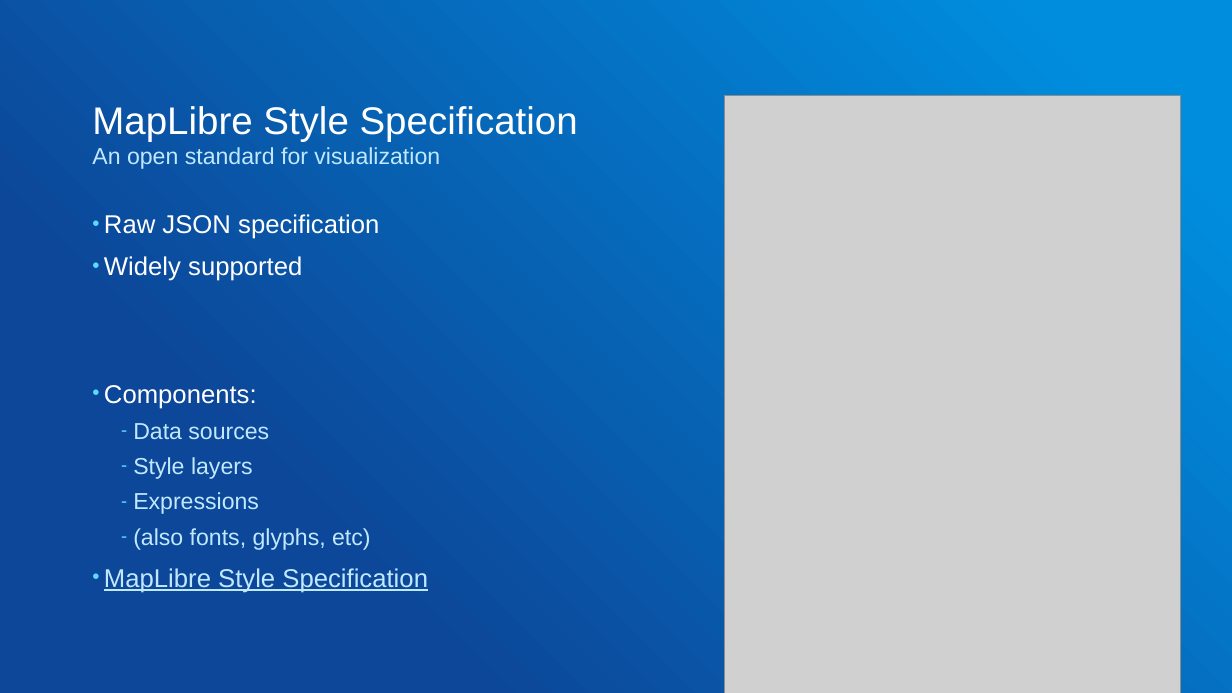
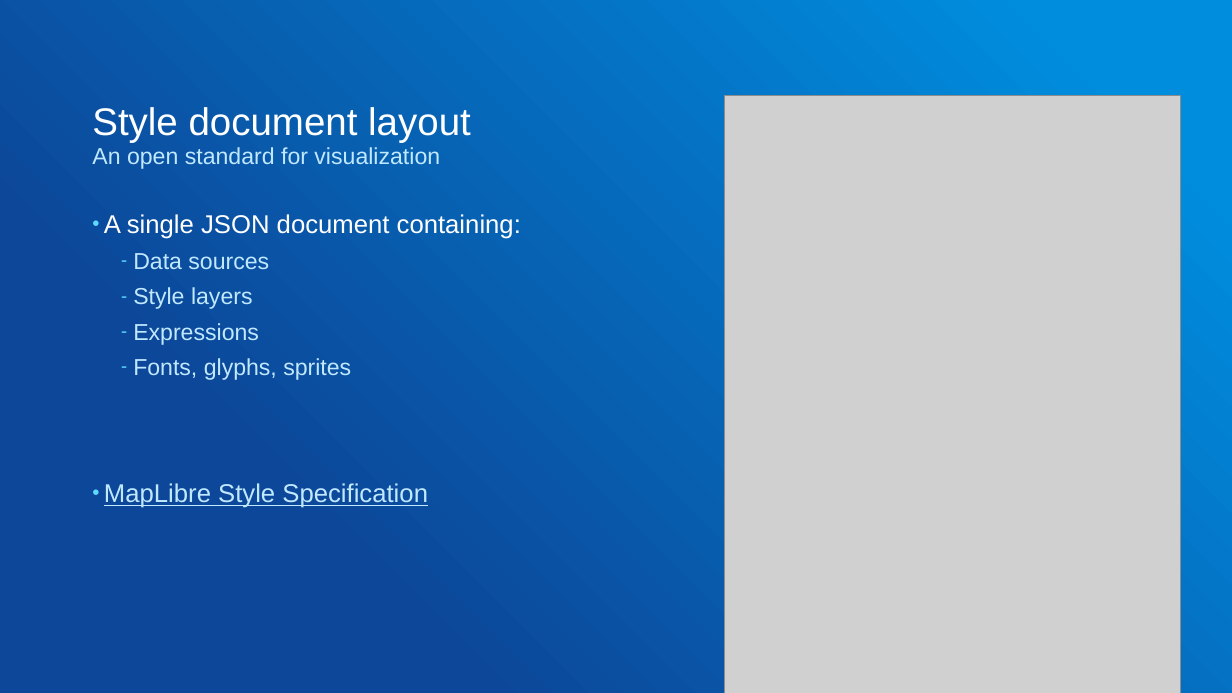
Before and after one commit to gowin20/foss4g-2026-maplibregl-data-visualization, a slide deck: slide 14 of foss4g-maplibre-data-visualization.pptx (slide 13 before the commit). Drawn at 1232x693 pixels with LibreOffice and Linux fonts; fonts in the diff are those of the drawing; grey boxes stand for pictures. Boxes give left, top, right and bottom in pixels: in the first picture for what was removed or moved away, otherwise in the second. Text is boxed around its words. In the diff, an @@ line names an element or a change of style, - is before the commit and + after.

```diff
--- a/foss4g-maplibre-data-visualization.pptx
+++ b/foss4g-maplibre-data-visualization.pptx
@@ title at [92, 107, 471, 142]: text changed @@
-MapLibre Style Specification
+Style document layout
@@ text at [104, 214, 521, 239]: text changed @@
-• Raw JSON specification
-• Widely supported
-• Components:
+• A single JSON document containing:
@@ text at [133, 358, 351, 380]: text changed @@
-  – (also fonts, glyphs, etc)
+  – Fonts, glyphs, sprites
```
Also in this commit, not shown: 11 other slides changed, 2 slides added, 1 slide removed, 1 other file.
